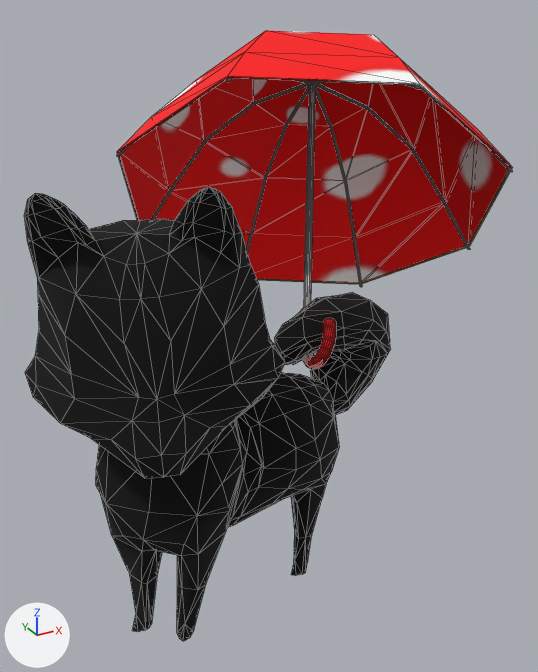
Before and after pictures for a commit that changed the OBJ model ChiBaApp/app/src/main/assets/models/umbrella/umbrella_Frame42.obj.
Before and after are seen from a camera (50 mm lens) standing at (-4.91, -10.03, 10.04) and looking at (1.41, 1.45, 4.3). The lights are fixed; the arrows at lower left show +X, +Y and +Z. Mesh edges are drawn as thin lines. Where no turn or scale is listed for an object, it has been applied to the vertices.

Names of what the first picture shows: 'umbrella_Frame42'.
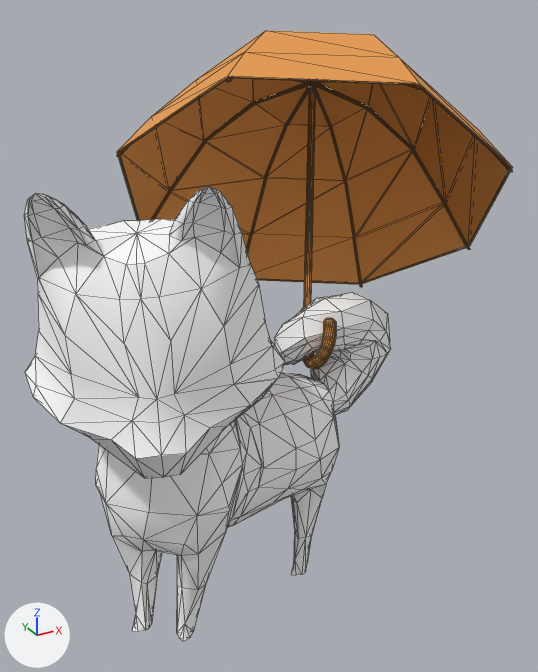
Boxes (x1, y1, x2, y2) around the edits, measured in the pictures (538 x 672 px):
```json
{"object": "umbrella_Frame42", "change": "recoloured, surface changed", "before": [24, 30, 513, 642], "after": [24, 30, 513, 642]}
```

Edits to the scene script, one JSON object a line:
```json
{"op": "add", "block": "img_chiba_jpg", "code": ["img_chiba_jpg = load_image('chiba.jpg', 'chiba.jpg', 2048, 2048, 'sRGB')"]}
{"op": "set", "path": "mat_newrigging_lambert2sg.base_color", "old": "(0.0, 0.0, 0.0)", "new": "(1.0, 1.0, 1.0)", "note": "black #000000 -> white #ffffff"}
{"op": "set", "path": "mat_regenschirm_phong3sg.texture", "old": "img_chibaalltextures_jpg", "new": "img_chiba_jpg"}
```
